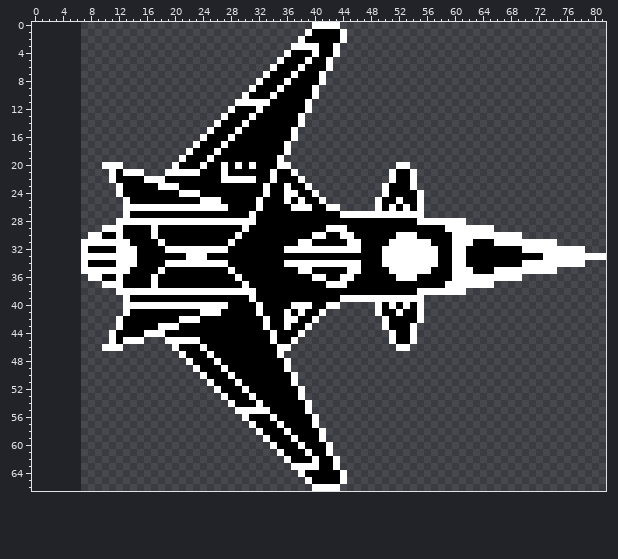
Two states of a sprite sheet, src/assets/img/bots/heavy-jet/heavy-jet-damaged.png. That is the earlier state.
The file is 150x134 pixels, drawn in blocks of 2x2; one block is one cell here. The old version is drawn lined up with the new one, on the new canvas.
Once edited:
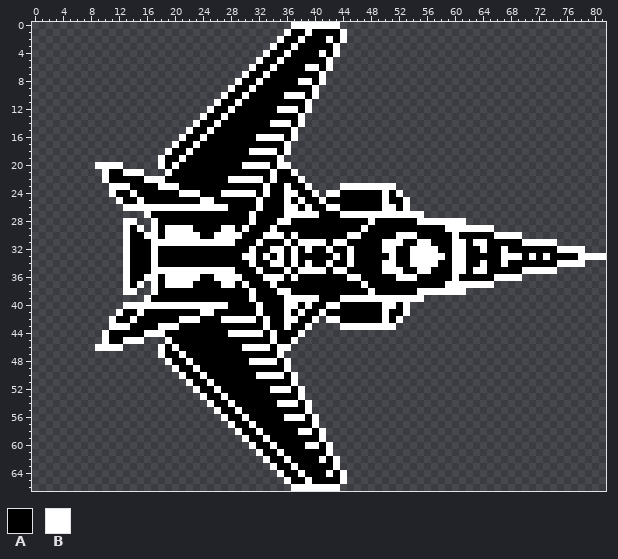
Palette (. is transparent): A #000000  B #ffffff
The exact change:
canvas 75x67 -> 82x67, the old top-left corner now at 7,0
Changed rows in their new state; - is an unchanged pixel.
first column x 7:
 0 ------------------------------BBB--------------------------------------
 1 -----------------------------BAA---------------------------------------
 2 ----------------------------BAA----B-----------------------------------
 3 ---------------------------BAA-AAA-------------------------------------
 4 --------------------------BAA----AB------------------------------------
 5 -------------------------BAA----A--------------------------------------
 6 ------------------------BAA----ABB-------------------------------------
 7 -----------------------BAA----A----------------------------------------
 8 ----------------------BAA----A-BB--------------------------------------
 9 ---------------------BAA----A------------------------------------------
10 --------------------BAA----A-BBB---------------------------------------
11 -------------------BAA-AAAA--------------------------------------------
12 ------------------BAA----A--BBB----------------------------------------
13 -----------------BAA----A----------------------------------------------
14 ----------------BAA----A---BBB-----------------------------------------
15 ---------------BAA----A------------------------------------------------
16 --------------BAA----A---BBBB------------------------------------------
17 -------------BAA----A--------------------------------------------------
18 ------------BAA----A----BBBB-------------------------------------------
19 -----------BAA----A----------------------------------------------------
20 --B--------BA----A--A-AB-BB------------------..------------------------
21 ---BA--------AAAA---A-----------------------....-----------------------
22 ---BA---------------A----B------------------....-----------------------
23 ----B-B------------------------------BBBBBB-B...-----------------------
24 ----BA-B------------BBBBB----------BBAAAAAA--B...----------------------
25 -----BA-B----------A---------------AAAAAAAAB-AB..----------------------
26 -----------------------------B-A-----AAAAAAB---..----------------------
27 ------...B-------------------BBBBB-------------------------------------
28 -----.--..-AAAAAAAAAAAAA----BB-----------B-----------------------------
29 ---...B-B.--BBBB----BB-----B-------AAA--B------------------------------
30 -.....B--B--BBBBB--BBB----BBB-B--AA--A-B--------------AAAAA------------
31 ......----B-BBBBBBBBB----B---B---BB-BBAA---B--AA-------ABB-AAAA--------
32 ......-A--B-AAAAAAAAA---B--BBA-A-AA-AA-A-----AA----------B--B--AAAAA---
33 ......-A--B----AAA-----BB-B-B-B-----B-B----A-AA----B--------BBB-B--AAAA
34 ......-A--B-AAAAAAAAA---B--BBA-A-AA-AA-A-----AA----------B--B--AAAAA---
35 ......----B-BBBBBBBBB----B---B---BB-BBAA---B--AA-------ABB-AAAA--------
36 -.....B--B--BBBBB--BBB----BBB-B--AA--A-B--------------AAAAA------------
37 ---...B-B.--BBBB----BB-----B-------AAA--B------------------------------
38 -----.--..-AAAAAAAAAAAAA----BB-----------B-----------------------------
39 ------...B-------------------BBBBB-------------------------------------
40 -----------------------------B-A-----AAAAAAB---..----------------------
41 -----BA-B----------A---------------AAAAAAAAB-AB..----------------------
42 ----BA-B------------BBBBB----------BBAAAAAA--B...----------------------
43 ----B-B------------------------------BBBBBB-B...-----------------------
44 ---BA----------------BBBBB------------------....-----------------------
45 ---BA--------AAAA---------------------------....-----------------------
46 --B--------BA----A-----BBBB------------------..------------------------
47 -----------BAA----A----------------------------------------------------
48 ------------BAA----A----BBBB-------------------------------------------
49 -------------BAA----A--------------------------------------------------
50 --------------BAA----A---BBBB------------------------------------------
51 ---------------BAA----A------------------------------------------------
52 ----------------BAA----A---BBB-----------------------------------------
53 -----------------BAA----A----------------------------------------------
54 ------------------BAA----A--BBB----------------------------------------
55 -------------------BAA-AAAA--------------------------------------------
56 --------------------BAA----A-BBB---------------------------------------
57 ---------------------BAA----A------------------------------------------
58 ----------------------BAA----A-BB--------------------------------------
59 -----------------------BAA----A----------------------------------------
60 ------------------------BAA----ABB-------------------------------------
61 -------------------------BAA----A--------------------------------------
62 --------------------------BAA----AB------------------------------------
63 ---------------------------BAA-AAA-------------------------------------
64 ----------------------------BAA----B-----------------------------------
65 -----------------------------BAA---------------------------------------
66 ------------------------------BBB--------------------------------------
